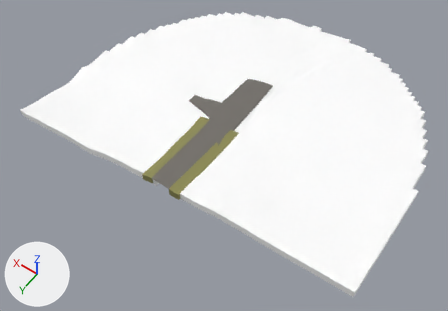
Renders of the glTF model app/world/hand/conz_26.glb from each side of a commit.
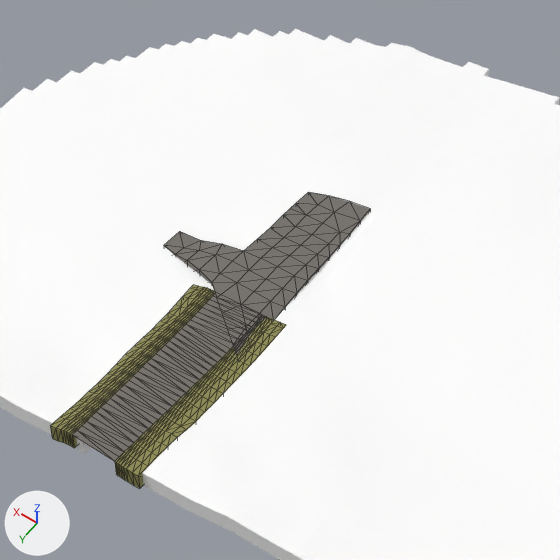
Each version is shown whole from a 50 mm lens placed at (-84.1, 98.9, 210.9), pointed at (-1.8, -16.3, 29.9), then close up on the part from 27% to 78% of the width and 0% to 74% of the height. Lighting does not change. The marker at lower left points along +X, +Y and +Z. The last two pictures show the newer version. The close-ups show mesh edges as thin lines.

The older version as bpy lines, for what is in view:
```python
me_mesh_2 = bpy.data.meshes.new('Mesh_2')
me_mesh_2.from_pydata(...)  # 192 vertices, 334 faces; spans x -2070.3..-2065.7, y -706.3..-673.2, z 43.3..48.0
me_mesh_2.materials.append(mat_verge)  # yellow #8d8b53
me_mesh_3 = bpy.data.meshes.new('Mesh_3')
me_mesh_3.from_pydata(...)  # 97 vertices, 160 faces; spans x -2068.5..-2044.5, y -733.9..-696.9, z 39.8..46.7
me_mesh_3.materials.append(mat_lot)  # grey #75716b
me_mesh_4 = bpy.data.meshes.new('Mesh_4')
me_mesh_4.from_pydata(...)  # 3550 vertices, 7180 faces; spans x -2131.6..-1993.6, y -775.9..-673.9, z 30.1..54.7
me_mesh_4.materials.append(mat_hand_terrain)  # white #ffffff
ob_lot26_8 = bpy.data.objects.new('lot26_8', me_mesh_3)
ob_lot26_8.location = (2062.2, 689.7, 0.0)
ob_terrain26 = bpy.data.objects.new('terrain26', me_mesh_4)
ob_terrain26.location = (2062.2, 689.7, 0.0)
ob_verge26r = bpy.data.objects.new('verge26R', me_mesh_2)
ob_verge26r.location = (2062.2, 689.7, 0.0)
# also in view: 'road26' at (0.0, 0.0, 47.1); 'verge26L' at (5.9, 0.2, 45.2)
```
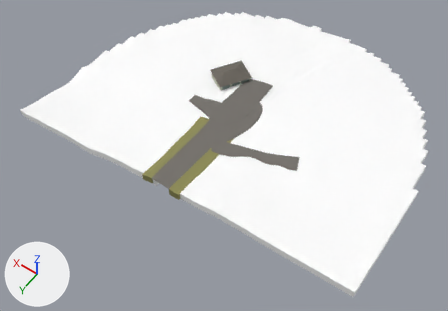
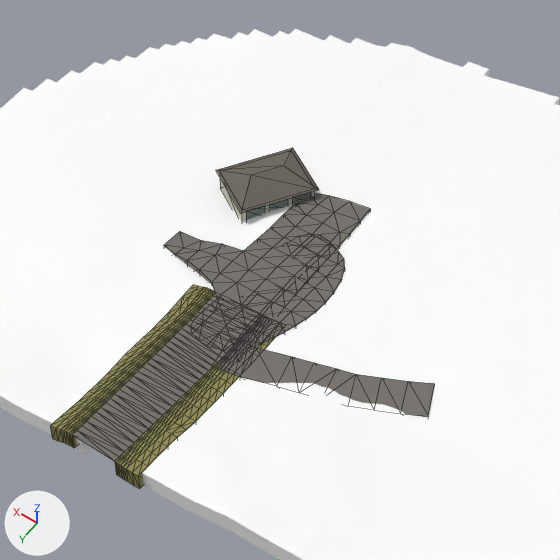
Patch to the scene script:
```diff
--- a/app/world/hand/conz_26.glb.py
+++ b/app/world/hand/conz_26.glb.py
@@ mat_garage_door @@
+mat_garage_door = principled_material('garage_door')
+mat_garage_door.base_color = (0.133, 0.181, 0.164)  # grey #667671
+mat_garage_door.roughness = 0.9
@@ mat_garage_roof @@
+mat_garage_roof = principled_material('garage_roof')
+mat_garage_roof.base_color = (0.148, 0.133, 0.112)  # dark grey #6b665e
+mat_garage_roof.roughness = 0.9
@@ mat_garage_wall @@
+mat_garage_wall = principled_material('garage_wall')
+mat_garage_wall.base_color = (0.516, 0.531, 0.428)  # light grey #bec1af
+mat_garage_wall.roughness = 0.9
@@ mat_lot_fore @@
+mat_lot_fore = principled_material('lot_fore')
+mat_lot_fore.base_color = (0.177, 0.164, 0.148)  # grey #75716b
+mat_lot_fore.roughness = 0.9
@@ me_mesh_7 @@
+me_mesh_7.from_pydata(...)  # 12 vertices, 6 faces; spans x -2057.63..-2051.99, y -730.97..-721.88, z 43.19..45.74
+me_mesh_7.materials.append(mat_garage_door)  # grey #667671
@@ me_mesh_6 @@
+me_mesh_6.from_pydata([(-2058.6, -731.7, 46.1), (-2052.4, -731.1, 48.1), (-2049.5, -726.5, 48.1), (-2051.8, -720.7, 46.1), (-2043.3, -726.0, 46.1), (-2050.1, -737.0, 46.1)], [], [(0, 1, 2), (0, 2, 3), (3, 2, 4), (4, 2, 1), (4, 1, 5), (5, 1, 0)])
+me_mesh_6.materials.append(mat_garage_roof)  # dark grey #6b665e
@@ me_mesh_5 @@
+me_mesh_5.from_pydata([(-2057.94, -731.54, 42.54), (-2051.61, -721.34, 42.54), (-2051.61, -721.34, 46.24), (-2057.94, -731.54, 46.24), (-2043.96, -726.09, 46.24), (-2043.96, -726.09, 42.54), (-2050.29, -736.29, 42.54), (-2050.29, -736.29, 46.24)], [], [(0, 1, 2), (0, 2, 3), (1, 2, 4), (1, 4, 5), (5, 6, 7), (5, 7, 4), (6, 7, 3), (6, 3, 0)])
+me_mesh_5.materials.append(mat_garage_wall)  # light grey #bec1af
@@ me_mesh_4_1 @@
+me_mesh_4_1.from_pydata(...)  # 36 vertices, 52 faces; spans x -2095.6..-2065.1, y -707.5..-694.1, z 43.7..49.4
+me_mesh_4_1.materials.append(mat_lot)  # grey #75716b
@@ me_mesh_3_1 @@
+me_mesh_3_1.from_pydata(...)  # 106 vertices, 173 faces; spans x -2072.1..-2058.7, y -724.6..-696.9, z 42.2..46.9
+me_mesh_3_1.materials.append(mat_lot_fore)  # grey #75716b
@@ ob_posts_gard26 @@
+ob_posts_gard26 = bpy.data.objects.new('posts_gard26', me_mesh_7)
+ob_posts_gard26.location = (2062.2, 689.7, 0.0)
@@ ob_posts_garr26 @@
+ob_posts_garr26 = bpy.data.objects.new('posts_garr26', me_mesh_6)
+ob_posts_garr26.location = (2062.2, 689.7, 0.0)
@@ ob_posts_gar26 @@
+ob_posts_gar26 = bpy.data.objects.new('posts_gar26', me_mesh_5)
+ob_posts_gar26.location = (2062.2, 689.7, 0.0)
@@ ob_lot_side1460026 @@
+ob_lot_side1460026 = bpy.data.objects.new('lot_side1460026', me_mesh_4_1)
+ob_lot_side1460026.location = (2062.2, 689.7, 0.0)
@@ ob_lot_fore26 @@
+ob_lot_fore26 = bpy.data.objects.new('lot_fore26', me_mesh_3_1)
+ob_lot_fore26.location = (2062.2, 689.7, 0.0)
```

What differs and where, as boxes [x1, y1, x2, y2] in the close-ups (560 x 560 px):
'lot_side1460026', added
    after: [219, 339, 435, 417]
'posts_garr26', added
    after: [216, 148, 319, 213]
'lot_fore26', added
    after: [221, 247, 345, 350]
'posts_gard26', added
    after: [246, 193, 311, 220]
'posts_gar26', added
    after: [220, 178, 315, 222]
